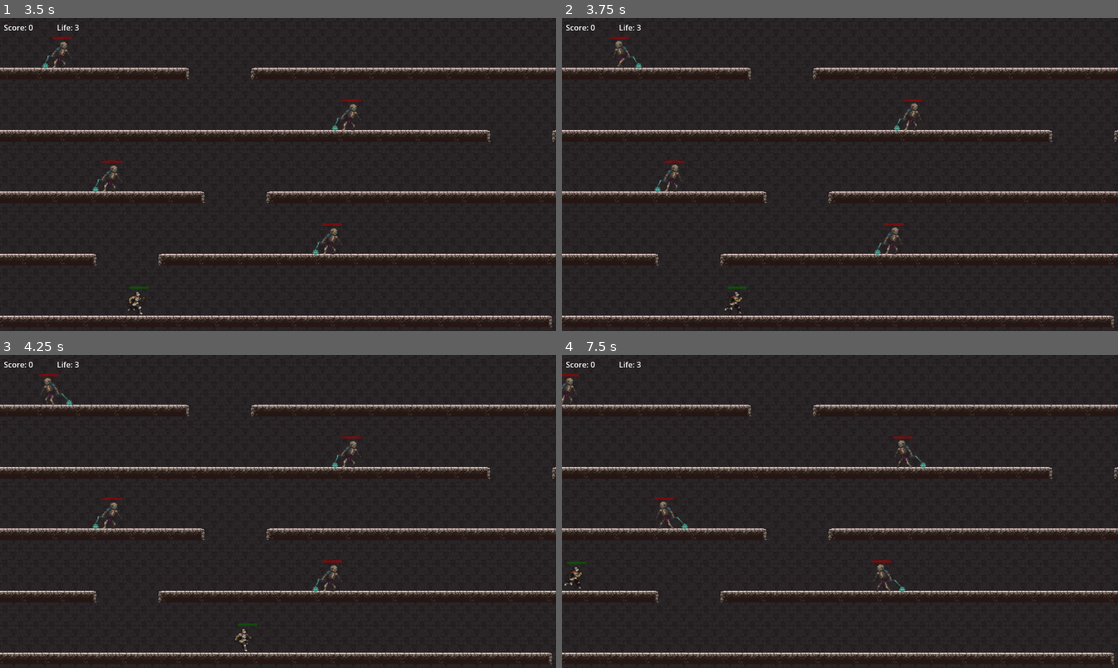
Above: before the commit, frames 1-4 (two rows, left to right).
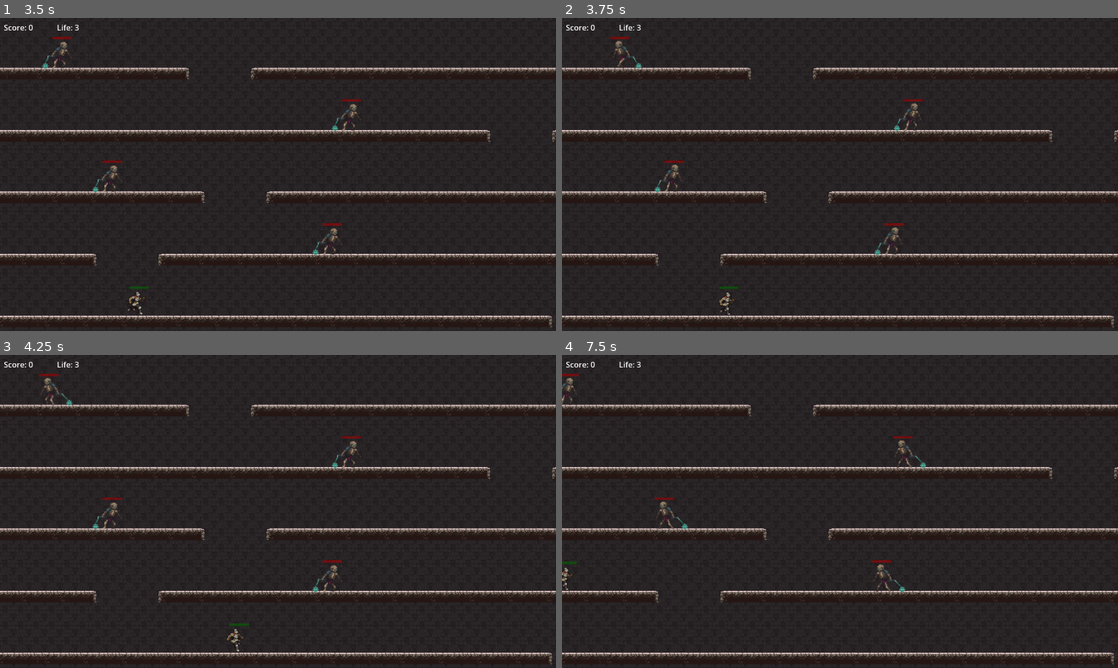
Above: after the commit, the same moments.

Repository: pengpa0012/godot-2d-jump-platformer
Game: Godot game, scene res://scene/world.tscn
Two runs of this game, one before a commit and one after it. Both use one fixed random seed, a clock stepped at 60 frames per second and the inputs below.
Inputs:
- Up to frame 1 (3.5 s): tap Enter (ui_accept) at 0.5, 0.77, 1.52, 3.02 s; hold Right (ui_right) 0.53-2.03 s; tap Ctrl (crouch, bound only after the commit) at 0.6, 1.55, 2.3, 3.05 s; tap K (attack) at 1.35 s; hold Left (ui_left) 2.03-2.78 s; tap L (roll) at 2.1 s; hold Right (ui_right) from 2.78 s (still down); tap J (slide) at 2.85 s
- Up to frame 2 (3.75 s): keep holding Right (ui_right); tap Ctrl (crouch, bound only after the commit) at 3.6 s
- Up to frame 3 (4.25 s): keep holding Right (ui_right); tap Enter (ui_accept) at 3.77 s
- Up to frame 4 (7.5 s): release Right (ui_right) at 4.28 s; hold Left (ui_left) 4.28-5.03 s; tap Ctrl (crouch, bound only after the commit) at 4.35, 5.3, 6.05, 6.8, 7.35 s; tap Enter (ui_accept) at 4.52, 6.02, 6.77 s; hold Right (ui_right) 5.03-5.78 s; tap K (attack) at 5.1 s; hold Left (ui_left) 5.78-7.28 s; tap L (roll) at 5.85 s; tap J (slide) at 6.6 s; hold Right (ui_right) from 7.28 s (still down)

Frame 1 is identical in both runs. In frame 2, 0.1% of the frame differs, in the area x 28-34%, y 85-95%; in frame 3, 0.1%; in frame 4, 0.1%.

Commit message:
added player crouch, crouch walk

Diff:
--- a/project.godot
+++ b/project.godot
@@ -67,6 +67,11 @@
 , Object(InputEventJoypadButton,"resource_local_to_scene":false,"resource_name":"","device":-1,"button_index":3,"pressure":0.0,"pressed":false,"script":null)
 ]
 }
+crouch={
+"deadzone": 0.5,
+"events": [Object(InputEventKey,"resource_local_to_scene":false,"resource_name":"","device":-1,"window_id":0,"alt_pressed":false,"shift_pressed":false,"ctrl_pressed":false,"meta_pressed":false,"pressed":false,"keycode":0,"physical_keycode":4194326,"key_label":0,"unicode":0,"echo":false,"script":null)
+]
+}
 
 [rendering]
 
--- a/scene/enemy.tscn
+++ b/scene/enemy.tscn
@@ -399,7 +399,7 @@
 scale = Vector2(1.73974, 1.73974)
 sprite_frames = SubResource("SpriteFrames_15r23")
 animation = &"Spawn"
-frame_progress = 0.181416
+frame_progress = 0.532431
 
 [node name="Healthbar" type="Control" parent="."]
 layout_mode = 3
--- a/scene/player.tscn
+++ b/scene/player.tscn
@@ -1,9 +1,12 @@
-[gd_scene load_steps=71 format=3 uid="uid://dk3mouuox7voi"]
+[gd_scene load_steps=89 format=3 uid="uid://dk3mouuox7voi"]
 
 [ext_resource type="Script" path="res://script/player.gd" id="1_ddj3n"]
 [ext_resource type="Texture2D" uid="uid://baxfhs4p5vv0t" path="res://assets/player/_Attack2.png" id="2_as5i3"]
 [ext_resource type="Texture2D" uid="uid://paxb05ji76gg" path="res://assets/player/_Death.png" id="3_bfsjq"]
+[ext_resource type="Texture2D" uid="uid://rgyl2eslb2yx" path="res://assets/player/_CrouchFull.png" id="3_thxga"]
+[ext_resource type="Texture2D" uid="uid://f5kwb0s0kqd" path="res://assets/player/_CrouchAttack.png" id="4_klgjv"]
 [ext_resource type="Texture2D" uid="uid://dyri2ltx10xpt" path="res://assets/player/_JumpFallInbetween.png" id="4_t4evy"]
+[ext_resource type="Texture2D" uid="uid://c7laxr3a8b68i" path="res://assets/player/_CrouchWalk.png" id="5_5ho83"]
 [ext_resource type="Texture2D" uid="uid://breeewsbvhskx" path="res://assets/player/_Hit.png" id="5_nvy64"]
 [ext_resource type="Texture2D" uid="uid://jgvn4l1shb1l" path="res://assets/player/_Idle.png" id="6_a02bh"]
 [ext_resource type="Texture2D" uid="uid://cgbvnwu6d5yd3" path="res://assets/player/_Jump.png" id="7_7wdr3"]
@@ -35,6 +38,66 @@
 atlas = ExtResource("2_as5i3")
 region = Rect2(600, 0, 120, 80)
 
+[sub_resource type="AtlasTexture" id="AtlasTexture_35y05"]
+atlas = ExtResource("3_thxga")
+region = Rect2(0, 0, 120, 80)
+
+[sub_resource type="AtlasTexture" id="AtlasTexture_m3wt2"]
+atlas = ExtResource("3_thxga")
+region = Rect2(120, 0, 120, 80)
+
+[sub_resource type="AtlasTexture" id="AtlasTexture_o7cvd"]
+atlas = ExtResource("3_thxga")
+region = Rect2(240, 0, 120, 80)
+
+[sub_resource type="AtlasTexture" id="AtlasTexture_ihnav"]
+atlas = ExtResource("4_klgjv")
+region = Rect2(0, 0, 120, 80)
+
+[sub_resource type="AtlasTexture" id="AtlasTexture_7jh2t"]
+atlas = ExtResource("4_klgjv")
+region = Rect2(120, 0, 120, 80)
+
+[sub_resource type="AtlasTexture" id="AtlasTexture_npa21"]
+atlas = ExtResource("4_klgjv")
+region = Rect2(240, 0, 120, 80)
+
+[sub_resource type="AtlasTexture" id="AtlasTexture_awxua"]
+atlas = ExtResource("4_klgjv")
+region = Rect2(360, 0, 120, 80)
+
+[sub_resource type="AtlasTexture" id="AtlasTexture_b7grg"]
+atlas = ExtResource("5_5ho83")
+region = Rect2(0, 0, 120, 80)
+
+[sub_resource type="AtlasTexture" id="AtlasTexture_mphsv"]
+atlas = ExtResource("5_5ho83")
+region = Rect2(120, 0, 120, 80)
+
+[sub_resource type="AtlasTexture" id="AtlasTexture_47kpa"]
+atlas = ExtResource("5_5ho83")
+region = Rect2(240, 0, 120, 80)
+
+[sub_resource type="AtlasTexture" id="AtlasTexture_0vwrl"]
+atlas = ExtResource("5_5ho83")
+region = Rect2(360, 0, 120, 80)
+
+[sub_resource type="AtlasTexture" id="AtlasTexture_o1v8w"]
+atlas = ExtResource("5_5ho83")
+region = Rect2(480, 0, 120, 80)
+
+[sub_resource type="AtlasTexture" id="AtlasTexture_dv036"]
+atlas = ExtResource("5_5ho83")
+region = Rect2(600, 0, 120, 80)
+
+[sub_resource type="AtlasTexture" id="AtlasTexture_5381j"]
+atlas = ExtResource("5_5ho83")
+region = Rect2(720, 0, 120, 80)
+
+[sub_resource type="AtlasTexture" id="AtlasTexture_y616d"]
+atlas = ExtResource("5_5ho83")
+region = Rect2(840, 0, 120, 80)
+
 [sub_resource type="AtlasTexture" id="AtlasTexture_25wom"]
 atlas = ExtResource("3_bfsjq")
 region = Rect2(0, 0, 120, 80)
@@ -259,6 +322,66 @@
 "loop": false,
 "name": &"Attack",
 "speed": 10.0
+}, {
+"frames": [{
+"duration": 1.0,
+"texture": SubResource("AtlasTexture_35y05")
+}, {
+"duration": 1.0,
+"texture": SubResource("AtlasTexture_m3wt2")
+}, {
+"duration": 1.0,
+"texture": SubResource("AtlasTexture_o7cvd")
+}],
+"loop": false,
+"name": &"Crouch",
+"speed": 5.0
+}, {
+"frames": [{
+"duration": 1.0,
+"texture": SubResource("AtlasTexture_ihnav")
+}, {
+"duration": 1.0,
+"texture": SubResource("AtlasTexture_7jh2t")
+}, {
+"duration": 1.0,
+"texture": SubResource("AtlasTexture_npa21")
+}, {
+"duration": 1.0,
+"texture": SubResource("AtlasTexture_awxua")
+}],
+"loop": false,
+"name": &"Crouch_Attack",
+"speed": 8.0
+}, {
+"frames": [{
+"duration": 1.0,
+"texture": SubResource("AtlasTexture_b7grg")
+}, {
+"duration": 1.0,
+"texture": SubResource("AtlasTexture_mphsv")
+}, {
+"duration": 1.0,
+"texture": SubResource("AtlasTexture_47kpa")
+}, {
+"duration": 1.0,
+"texture": SubResource("AtlasTexture_0vwrl")
+}, {
+"duration": 1.0,
+"texture": SubResource("AtlasTexture_o1v8w")
+}, {
+"duration": 1.0,
+"texture": SubResource("AtlasTexture_dv036")
+}, {
+"duration": 1.0,
+"texture": SubResource("AtlasTexture_5381j")
+}, {
+"duration": 1.0,
+"texture": SubResource("AtlasTexture_y616d")
+}],
+"loop": true,
+"name": &"Crouch_Walk",
+"speed": 6.0
 }, {
 "frames": [{
 "duration": 1.0,
@@ -470,9 +593,8 @@
 position = Vector2(0, -23)
 scale = Vector2(1.2875, 1.2875)
 sprite_frames = SubResource("SpriteFrames_qkt30")
-animation = &"Death"
-frame = 9
-frame_progress = 1.0
+animation = &"Crouch_Attack"
+frame = 3
 
 [node name="CollisionShape2D" type="CollisionShape2D" parent="."]
 position = Vector2(0, 4)
--- a/script/player.gd
+++ b/script/player.gd
@@ -1,7 +1,7 @@
 extends CharacterBody2D
 
 
-const SPEED = 300.0
+var SPEED = 300.0
 const JUMP_VELOCITY = -500.0
 var isAttacking = false
 var gravity = ProjectSettings.get_setting("physics/2d/default_gravity")
@@ -18,6 +18,7 @@
 var isRolling = false
 var isSliding = false
 var cannotTurn = false
+var isCrouching = false
 
 func _physics_process(delta):
 #	for area in hurtBoxDetector.get_overlapping_areas():
@@ -63,10 +64,20 @@
 			isSliding = false
 			cannotTurn = false
 
+		if Input.is_action_just_pressed("crouch"):
+			isCrouching = true
+
+		if Input.is_action_just_released("crouch"):
+			isCrouching = false
 
 		if direction && !isAttacking && !cannotTurn:
 			if is_on_floor():
-				animatedSprite.play("Run")
+				if isCrouching:
+					SPEED = 50
+					animatedSprite.play("Crouch_Walk")
+				else:
+					SPEED = 300.0
+					animatedSprite.play("Run")
 			velocity.x = direction * SPEED
 
 			if velocity.x < 0:
@@ -96,6 +107,8 @@
 					animatedSprite.play("Attack")
 				elif isHurting:
 					animatedSprite.play("Fall")
+				elif isCrouching:
+					animatedSprite.play("Crouch")
 				else:
 					animatedSprite.play("Idle")
 			velocity.x = move_toward(velocity.x, moveTo, SPEED)
